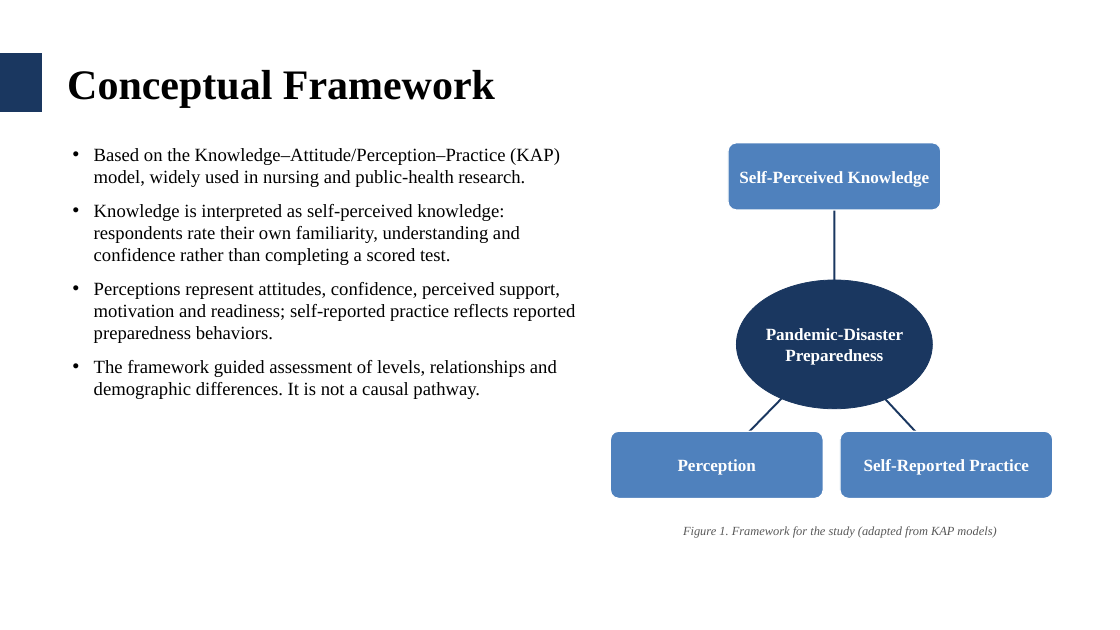
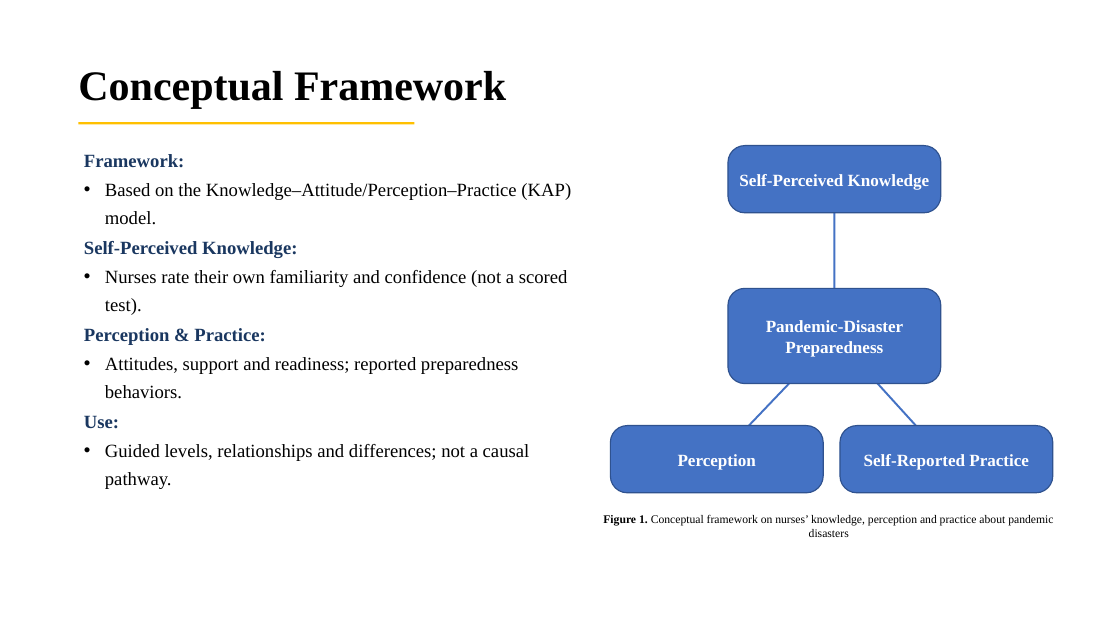
Before and after one commit to alinoshiliabunader-arch/CIPC, a slide deck: slide 9 of Samirah_Alkhaldi_Thesis_Defense.pptx. Drawn at 1120x630 pixels with LibreOffice and Linux fonts; fonts in the diff are those of the drawing; background and template pictures are left out. Boxes give left, top, right and bottom in pixels: in the first picture for what was removed or moved away, otherwise in the second. Text is boxed around its words. In the diff, an @@ line names an element or a change of style, - is before the commit and + after.

```diff
--- a/Samirah_Alkhaldi_Thesis_Defense.pptx
+++ b/Samirah_Alkhaldi_Thesis_Defense.pptx
@@ rectangle removed at [0, 53, 42, 112] @@
@@ text "Conceptual Framework": place and size @@
-text "Conceptual Framework" at [67, 70, 495, 107]
+text "Conceptual Framework" at [78, 71, 506, 108]
@@ line added from (78, 123) to (414, 123), #FFC000 3 pt @@
@@ text at [84, 154, 571, 489]: text changed @@
-• Based on the Knowledge–Attitude/Perception–Practice (KAP) model, widely used in nursing and public-health research.
-• Knowledge is interpreted as self-perceived knowledge: respondents rate their own familiarity, understanding and confidence rather than completing a scored test.
-• Perceptions represent attitudes, confidence, perceived support, motivation and readiness; self-reported practice reflects reported preparedness behaviors.
-• The framework guided assessment of levels, relationships and demographic differences. It is not a causal pathway.
+Framework:
+• Based on the Knowledge–Attitude/Perception–Practice (KAP) model.
+Self-Perceived Knowledge:
+• Nurses rate their own familiarity and confidence (not a scored test).
+Perception & Practice:
+• Attitudes, support and readiness; reported preparedness behaviors.
+Use:
+• Guided levels, relationships and differences; not a causal pathway.
@@ line moved from (834, 176) - (834, 344) to (834, 179) - (834, 336) @@
@@ line (834, 179) - (834, 336): stroke #1A3760 2.5 pt to #4472C4 2.5 pt @@
@@ rounded rectangle added at [728, 288, 941, 384], fill #4472C4, outline #2F528F 1.5 pt @@
@@ text "Pandemic-Disaster Preparedness": place and size @@
-text "Pandemic-Disaster Preparedness" at [766, 328, 903, 365]
+text "Pandemic-Disaster Preparedness" at [766, 320, 903, 357]
@@ ellipse removed at [736, 280, 932, 409] @@
@@ line moved from (834, 344) - (946, 465) to (834, 336) - (717, 459) @@
@@ line (834, 336) - (717, 459): stroke #1A3760 2.5 pt to #4472C4 2.5 pt @@
@@ line moved from (834, 344) - (717, 465) to (834, 336) - (946, 459) @@
@@ line (834, 336) - (946, 459): stroke #1A3760 2.5 pt to #4472C4 2.5 pt @@
@@ 2 texts, 2 rounded rectangles: place and size @@
-2 texts, 2 rounded rectangles at [610, 431, 1053, 498]
+2 texts, 2 rounded rectangles at [610, 426, 1053, 493]
@@ fill #4F81BD to #4472C4; outline #FFFFFF 1.5 pt to #2F528F 1.5 pt; proportions changed in 3 elements at [728, 146, 941, 213], [610, 426, 823, 493], [840, 426, 1053, 493] @@
@@ text at [603, 515, 1053, 537]: text changed; size 16 to 15 pt; text colour #595959 to #000000; italic off @@
-Figure 1. Framework for the study (adapted from KAP models)
+Figure 1. Conceptual framework on nurses’ knowledge, perception and practice about pandemic disasters
```
Also in this commit, not shown: 40 other slides changed, 3 slides added, 2 slides removed.
